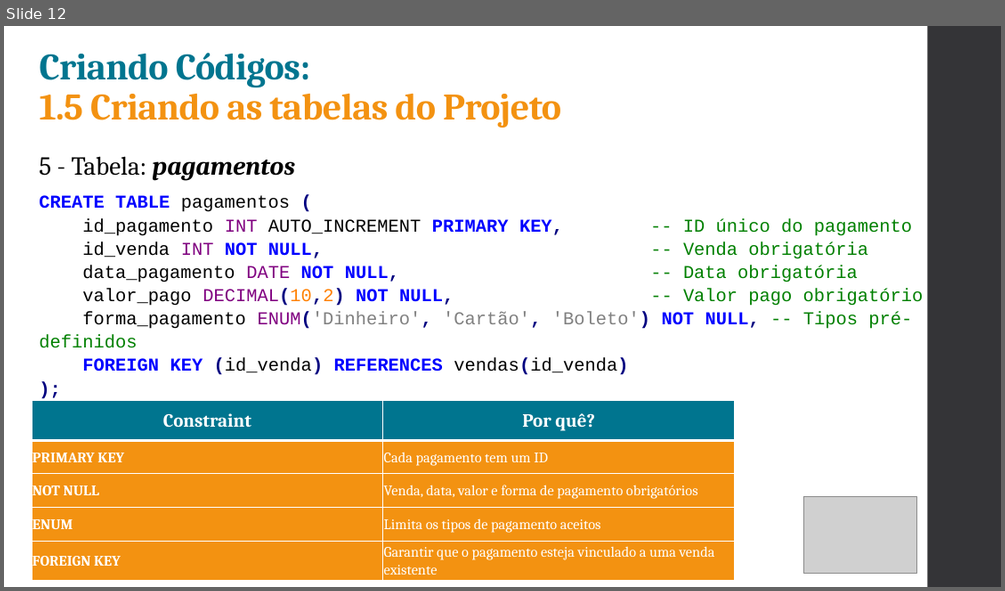
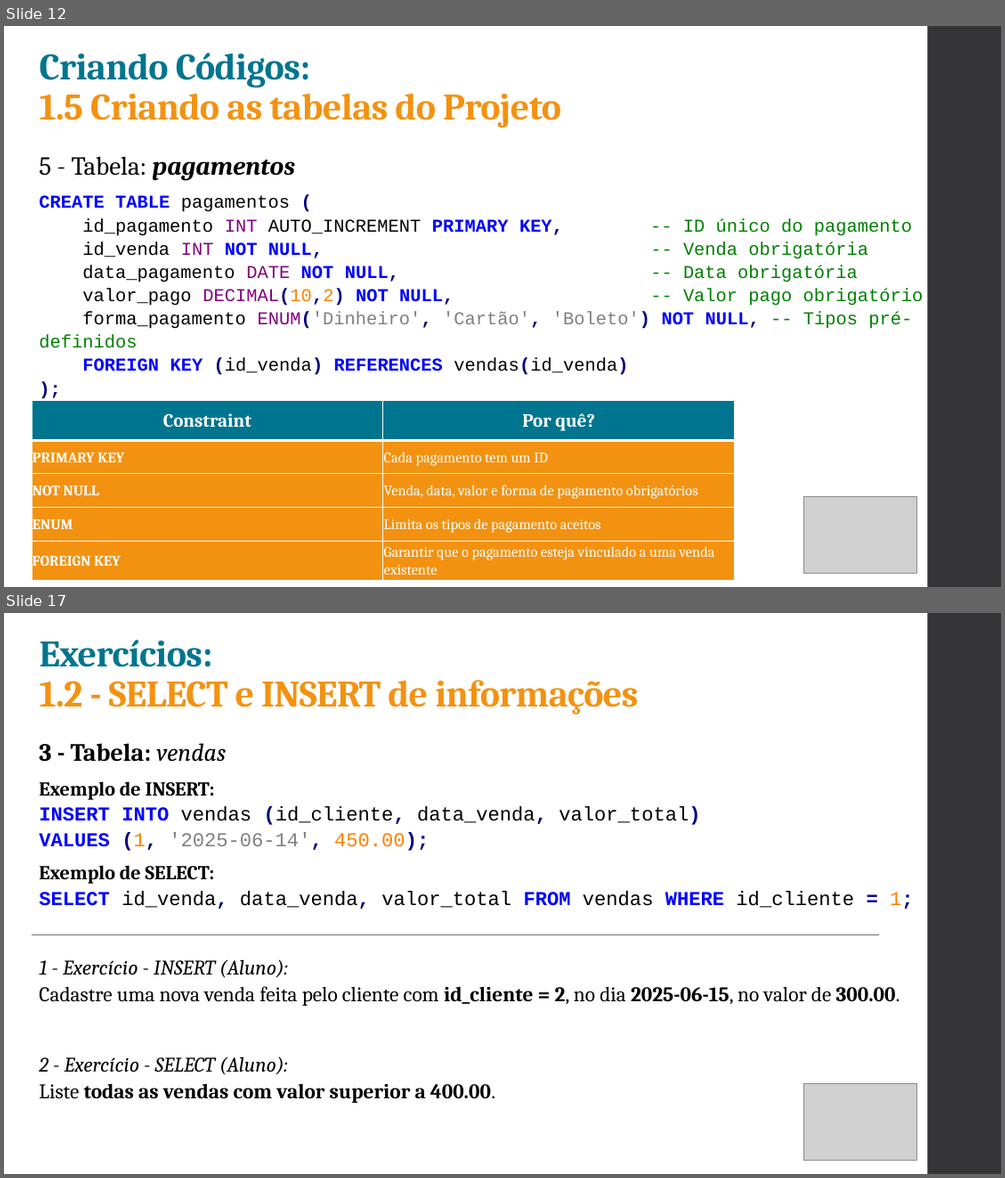
Before and after one commit to ruanSTT/database-mysql, a slide deck: Aula 02/Aula02.pptx. Shown one above the other, each under a label of ours: slide 12 before the commit, slides 12 and 17 after it; the slides between them are not shown. The pictures are 1005x591 and 1005x1178 pixels, drawn with LibreOffice and Linux fonts; fonts in the diff are those of the drawing; grey boxes stand for pictures. Boxes give left, top, right and bottom in pixels: in the first picture for what was removed or moved away, otherwise in the second. Text is boxed around its words. In the diff, an @@ line names an element or a change of style, - is before the commit and + after.

```diff
--- a/Aula 02/Aula02.pptx
+++ b/Aula 02/Aula02.pptx
@@ slide 17 added at (x1=4, y1=613, x2=1001, y2=1174), background #FFFFFF; not listed: 1 template element that a slide beside it also shows @@
@@ title added at (x1=40, y1=640, x2=638, y2=714), 36 pt, text #F39211, bold @@
+Exercícios:
+1.2 - SELECT e INSERT de informações
@@ text added at (x1=39, y1=743, x2=914, y2=1103), 19 pt, text #000000 @@
+3 - Tabela: vendas
+Exemplo de INSERT:
+INSERT INTO vendas (id_cliente, data_venda, valor_total)
+VALUES (1, '2025-06-14', 450.00);
+Exemplo de SELECT:
+SELECT id_venda, data_venda, valor_total FROM vendas WHERE id_cliente = 1;
+1 - Exercício - INSERT (Aluno):
+Cadastre uma nova venda feita pelo cliente com id_cliente = 2, no dia 2025-06-15, no valor de 300.00.
+2 - Exercício - SELECT (Aluno):
+Liste todas as vendas com valor superior a 400.00.
@@ line added from (32, 934) to (879, 934), #6F6F74 0.75 pt @@
@@ picture added at (x1=803, y1=1083, x2=917, y2=1159) @@
```
Also in this commit, not shown: 6 other slides added, 1 other file.
